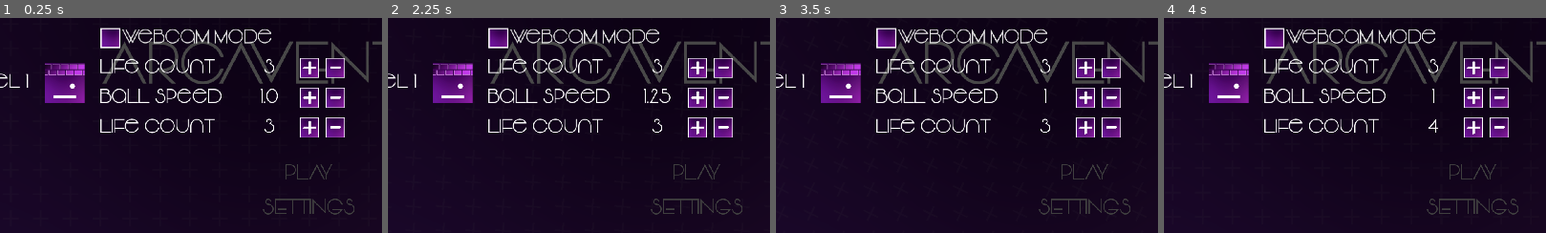
Above: before the commit, frames 1-4 (left to right).
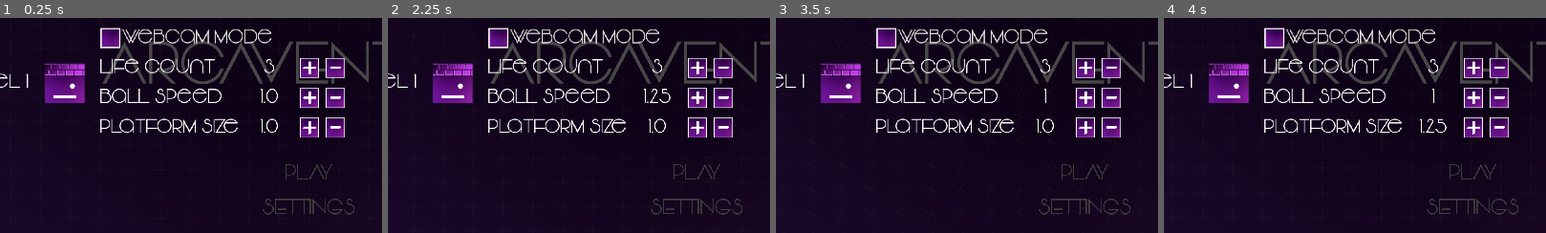
Above: after the commit, the same moments.

Repository: QuirrelForU/Arcaventure
Game: Godot game, scene res://BaseMenu/BaseMenu.tscn
Same seed, same stepped clock (60 frames per second), same inputs: the game is played once before the commit and once after it.
Inputs (mouse positions are % of the whole screen's width and height, from its top left):
- Up to frame 1 (0.25 s): no input
- Up to frame 2 (2.25 s): click (50, 18) at 0.52 s; click (53, 18) at 1.27 s; click (50, 25) at 2 s
- Up to frame 3 (3.5 s): click (53, 25) at 2.75 s
- Up to frame 4 (4 s): click (50, 32) at 3.52 s
The pictures show only the part of the screen within x 10-60%, y 6-56%; the shares and areas given below are measured in that part.

The runs differ from the first frame. In frame 1, 1.3% of the frame differs, in the area x 26-73%, y 46-54%; in frame 2, 1.3%; in frame 3, 1.3%; in frame 4, 1.3%, in the area x 26-74%, y 46-54%.
Error in both runs: Invalid get index 'current_resolution_index' (on base: 'Nil'). (res://BaseMenu/SaverLoader.gd:19)

Commit message:
added platform settings via menu

Diff:
--- a/game/Arkanoid/Ball/Ball.gd
+++ b/game/Arkanoid/Ball/Ball.gd
@@ -49,10 +49,10 @@
 
 func bounce_of_platform():
 
-	var offset = global_position.x - platform.positionL
 	var min_angle := PI/18
 	var max_angle := PI / 2
-	var normalized_hit_position = (global_position.x - platform.positionM) / platform.platform_size * 1.75
+	var normalized_hit_position = (global_position.x - platform.positionM) / platform.platform_size * 1.8
+	print(normalized_hit_position)
 	velocity = Vector2.UP * 10
 	velocity = velocity.rotated(max_angle * normalized_hit_position)
 
--- a/game/Arkanoid/LevelFirst/LevelFirst.gd
+++ b/game/Arkanoid/LevelFirst/LevelFirst.gd
@@ -25,6 +25,11 @@
 func load_settings():
 		var game_settings : ArkanoidSettings = load("user://arkanoid_first_level.tres") as ArkanoidSettings
 		player_stats.webcam_mode = game_settings.webcam_mode
+
 		player_stats.life_count = game_settings.life_count
+
 		player_stats.ball_speed_coef = game_settings.ball_speed_coef
 		$Balls/Ball.speed = player_stats.ball_speed_coef
+
+		player_stats.platform_size_coef = game_settings.platform_size_coef
+		$Platform.scale.x = player_stats.platform_size_coef
--- a/game/Arkanoid/LevelFirst/Stats.gd
+++ b/game/Arkanoid/LevelFirst/Stats.gd
@@ -2,7 +2,7 @@
 
 var life_count = 3 setget _set_life_count
 var ball_speed_coef = null
-var platform_size_coef = 1.0
+var platform_size_coef = null
 
 var time = 0.0 setget _set_time
 
--- a/game/Arkanoid/Platform/Platform.gd
+++ b/game/Arkanoid/Platform/Platform.gd
@@ -8,12 +8,11 @@
 onready var stats = $"../Stats"
 
 
-var platform_size
+var platform_size setget ,_get_platform_size
 var positionL setget ,_get_positionL
 var positionR setget ,_get_positionR
 var positionM setget ,_get_positionM
 
-export(float) var platform_size_scale
 
 func _ready():
 	throw_ball_timer.start()
@@ -23,16 +22,13 @@
 	positionR = $"Platform positions/PositionR".global_position.x
 	positionM = $"Platform positions/PositionM".global_position.x
 
-	# apply modifiers from editor
-	if platform_size_scale:
-		scale.x = platform_size_scale
+	#scale.x = stats.platform_size_coef
 
 func _physics_process(delta):
 
 	if stats.webcam_mode:
-		print('webcammode active')
 		position.x = get_global_mouse_position().x
-		position.x = clamp(position.x,80,get_viewport().size.x-80)
+		position.x = clamp(position.x,80*stats.platform_size_coef,get_viewport().size.x-80*stats.platform_size_coef)
 	if ball_captured:
 		$CollisionShape2D.disabled = true
 		ball.position = position
@@ -44,7 +40,7 @@
 func _unhandled_input(event):
 	if event is InputEventMouseMotion:
 		move_local_x(event.relative.x)
-		position.x = clamp(position.x,80,get_viewport().size.x-80)
+		position.x = clamp(position.x,80*stats.platform_size_coef,get_viewport().size.x-80*stats.platform_size_coef)
 
 
 
@@ -69,3 +65,7 @@
 func _get_positionR():
 	positionR = $"Platform positions/PositionR".global_position.x
 	return positionR
+
+func _get_platform_size():
+	platform_size = $"Platform positions/PositionR".global_position.x - $"Platform positions/PositionL".global_position.x
+	return platform_size
--- a/game/BaseMenu/BallSpeedLabel.gd
+++ b/game/BaseMenu/BallSpeedLabel.gd
@@ -3,14 +3,14 @@
 var speed_coef = 1.0 setget _set_speed_coef
 
 
-func _on_PlusLife_pressed():
+func _set_speed_coef(new_speed_coef):
+	speed_coef = clamp(new_speed_coef,0.25,3.5)
+	$".".text = str(speed_coef)
+
+
+func _on_PlusSpeed_pressed():
 	self.speed_coef +=0.25
 
 
-func _on_MinusLife_pressed():
+func _on_MinusSpeed_pressed():
 	self.speed_coef -=0.25
-
-
-func _set_speed_coef(new_speed_coef):
-	speed_coef = clamp(new_speed_coef,0.25,3.5)
-	$".".text = str(speed_coef)
--- a/game/BaseMenu/BaseMenu.tscn
+++ b/game/BaseMenu/BaseMenu.tscn
@@ -22,6 +22,7 @@
 [ext_resource path="res://BaseMenu/LifeCountLabel.gd" type="Script" id=20]
 [ext_resource path="res://BaseMenu/more_icons/minusbutton.png" type="Texture" id=21]
 [ext_resource path="res://BaseMenu/BallSpeedLabel.gd" type="Script" id=22]
+[ext_resource path="res://BaseMenu/PlatformSize.gd" type="Script" id=23]
 
 [sub_resource type="Animation" id=1]
 resource_name = "PlusesSlide"
@@ -123,8 +124,8 @@
 [node name="GridPluses" parent="Background" instance=ExtResource( 5 )]
 margin_left = -166.88
 margin_top = -94.7037
-margin_right = 40810.1
-margin_bottom = 23008.3
+margin_right = 42730.1
+margin_bottom = 24088.3
 
 [node name="AnimationPlayer" type="AnimationPlayer" parent="Background"]
 root_node = NodePath("../..")
@@ -495,9 +496,9 @@
 size_flags_horizontal = 6
 size_flags_vertical = 6
 custom_fonts/font = ExtResource( 10 )
-text = "Life count "
-
-[node name="LifeCountLabel" type="Label" parent="GameMenus/VBoxContainer/HBoxContainer/SettingsList/PlatformSize"]
+text = "Platform Size"
+
+[node name="PlatformSize" type="Label" parent="GameMenus/VBoxContainer/HBoxContainer/SettingsList/PlatformSize"]
 margin_left = 365.0
 margin_right = 485.0
 margin_bottom = 71.0
@@ -505,12 +506,12 @@
 size_flags_horizontal = 6
 size_flags_vertical = 6
 custom_fonts/font = ExtResource( 10 )
-text = "3"
+text = "1.0"
 align = 1
 valign = 1
-script = ExtResource( 20 )
-
-[node name="PlusLife" type="TextureButton" parent="GameMenus/VBoxContainer/HBoxContainer/SettingsList/PlatformSize"]
+script = ExtResource( 23 )
+
+[node name="PlusSize" type="TextureButton" parent="GameMenus/VBoxContainer/HBoxContainer/SettingsList/PlatformSize"]
 margin_left = 500.0
 margin_top = 10.0
 margin_right = 550.0
@@ -521,7 +522,7 @@
 texture_normal = ExtResource( 19 )
 expand = true
 
-[node name="MinusLife" type="TextureButton" parent="GameMenus/VBoxContainer/HBoxContainer/SettingsList/PlatformSize"]
+[node name="MinusSize" type="TextureButton" parent="GameMenus/VBoxContainer/HBoxContainer/SettingsList/PlatformSize"]
 margin_left = 565.0
 margin_top = 10.0
 margin_right = 615.0
@@ -673,10 +674,10 @@
 [connection signal="pressed" from="GameMenus/VBoxContainer/HBoxContainer/ArkanoidLevel1" to="GameMenus" method="_on_ArkanoidLevel1_pressed"]
 [connection signal="pressed" from="GameMenus/VBoxContainer/HBoxContainer/SettingsList/LifeCount/PlusLife" to="GameMenus/VBoxContainer/HBoxContainer/SettingsList/LifeCount/LifeCountLabel" method="_on_PlusLife_pressed"]
 [connection signal="pressed" from="GameMenus/VBoxContainer/HBoxContainer/SettingsList/LifeCount/MinusLife" to="GameMenus/VBoxContainer/HBoxContainer/SettingsList/LifeCount/LifeCountLabel" method="_on_MinusLife_pressed"]
-[connection signal="pressed" from="GameMenus/VBoxContainer/HBoxContainer/SettingsList/BallSpeed/PlusSpeed" to="GameMenus/VBoxContainer/HBoxContainer/SettingsList/BallSpeed/BallSpeedLabel" method="_on_PlusLife_pressed"]
-[connection signal="pressed" from="GameMenus/VBoxContainer/HBoxContainer/SettingsList/BallSpeed/MinusSpeed" to="GameMenus/VBoxContainer/HBoxContainer/SettingsList/BallSpeed/BallSpeedLabel" method="_on_MinusLife_pressed"]
-[connection signal="pressed" from="GameMenus/VBoxContainer/HBoxContainer/SettingsList/PlatformSize/PlusLife" to="GameMenus/VBoxContainer/HBoxContainer/SettingsList/PlatformSize/LifeCountLabel" method="_on_PlusLife_pressed"]
-[connection signal="pressed" from="GameMenus/VBoxContainer/HBoxContainer/SettingsList/PlatformSize/MinusLife" to="GameMenus/VBoxContainer/HBoxContainer/SettingsList/PlatformSize/LifeCountLabel" method="_on_MinusLife_pressed"]
+[connection signal="pressed" from="GameMenus/VBoxContainer/HBoxContainer/SettingsList/BallSpeed/PlusSpeed" to="GameMenus/VBoxContainer/HBoxContainer/SettingsList/BallSpeed/BallSpeedLabel" method="_on_PlusSpeed_pressed"]
+[connection signal="pressed" from="GameMenus/VBoxContainer/HBoxContainer/SettingsList/BallSpeed/MinusSpeed" to="GameMenus/VBoxContainer/HBoxContainer/SettingsList/BallSpeed/BallSpeedLabel" method="_on_MinusSpeed_pressed"]
+[connection signal="pressed" from="GameMenus/VBoxContainer/HBoxContainer/SettingsList/PlatformSize/PlusSize" to="GameMenus/VBoxContainer/HBoxContainer/SettingsList/PlatformSize/PlatformSize" method="_on_PlusSize_pressed"]
+[connection signal="pressed" from="GameMenus/VBoxContainer/HBoxContainer/SettingsList/PlatformSize/MinusSize" to="GameMenus/VBoxContainer/HBoxContainer/SettingsList/PlatformSize/PlatformSize" method="_on_MinusSize_pressed"]
 [connection signal="item_selected" from="Settings/VBoxContainer/Res/OptionButton" to="Settings" method="_on_OptionButton_item_selected"]
 [connection signal="pressed" from="Settings/VBoxContainer/Fullscreen/WindowedCheck" to="Settings" method="_on_WindowedCheck_pressed"]
 [connection signal="pressed" from="Settings/VBoxContainer/Fullscreen2/FullScreenCheck" to="Settings" method="_on_FullScreenCheck_pressed"]
--- a/game/BaseMenu/GameSettingsSaver.gd
+++ b/game/BaseMenu/GameSettingsSaver.gd
@@ -8,5 +8,5 @@
 	new_arkanoid_settings.webcam_mode = $"../VBoxContainer/HBoxContainer/SettingsList/WebcamModeCheckbox".pressed
 	new_arkanoid_settings.life_count = $"../VBoxContainer/HBoxContainer/SettingsList/LifeCount/LifeCountLabel".life_count
 	new_arkanoid_settings.ball_speed_coef = $"../VBoxContainer/HBoxContainer/SettingsList/BallSpeed/BallSpeedLabel".speed_coef
-
+	new_arkanoid_settings.platform_size_coef = $"../VBoxContainer/HBoxContainer/SettingsList/PlatformSize/PlatformSize".platform_size_coef
 	ResourceSaver.save("user://arkanoid_first_level.tres",new_arkanoid_settings)
--- /dev/null
+++ b/game/BaseMenu/PlatformSize.gd
@@ -0,0 +1,16 @@
+extends Label
+
+var platform_size_coef = 1.0 setget _set_platform_size_coef
+
+
+func _set_platform_size_coef(new_size_coef):
+	platform_size_coef = clamp(new_size_coef,0.25,4)
+	$".".text = str(platform_size_coef)
+
+
+func _on_PlusSize_pressed():
+	self.platform_size_coef +=0.25
+
+
+func _on_MinusSize_pressed():
+	self.platform_size_coef -=0.25
Not shown: 1 places in game/BaseMenu/BaseMenu.tscn that only renumber resources
